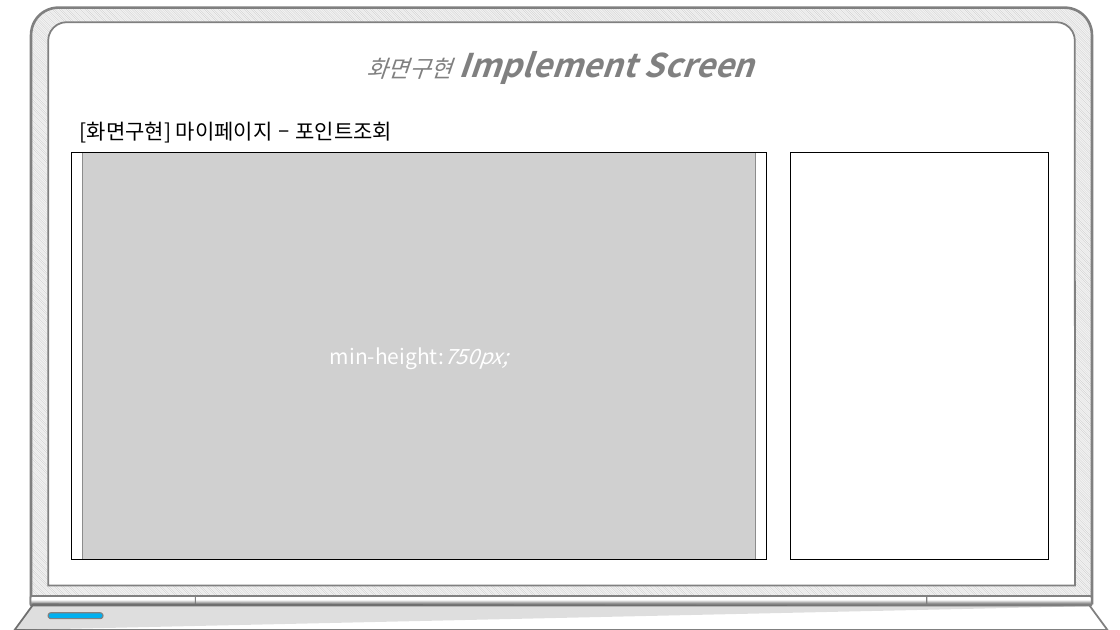
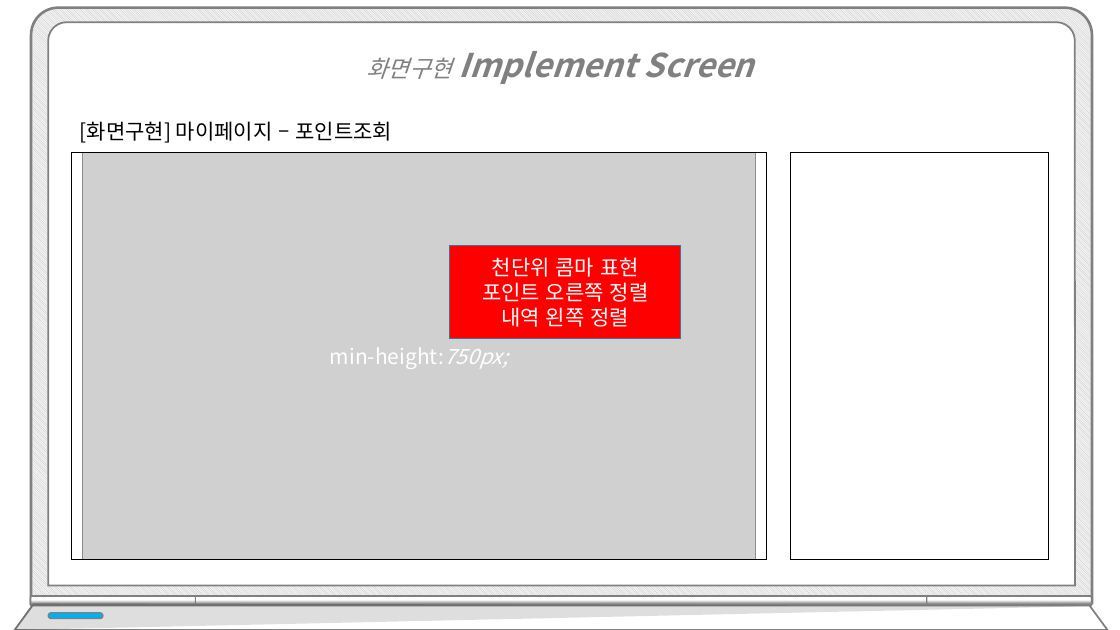
Before and after one commit to hhsw07/ezen-academy-projects, a slide deck: slide 101 of WebContent/발표/4차/프로젝트5_4차.pptx (slide 98 before the commit). Drawn at 1120x630 pixels with LibreOffice and Linux fonts; fonts in the diff are those of the drawing; grey boxes stand for pictures. Boxes give left, top, right and bottom in pixels: in the first picture for what was removed or moved away, otherwise in the second. Text is boxed around its words. In the diff, an @@ line names an element or a change of style, - is before the commit and + after.

```diff
--- a/WebContent/발표/4차/프로젝트5_4차.pptx
+++ b/WebContent/발표/4차/프로젝트5_4차.pptx
@@ rectangle added at [450, 245, 681, 339], fill #FF0000, outline #43739E 1 pt, 18 pt, text #FFFFFF @@
+천단위 콤마 표현
+포인트 오른쪽 정렬
+내역 왼쪽 정렬
```
Also in this commit, not shown: 15 other slides changed, 7 slides added.
